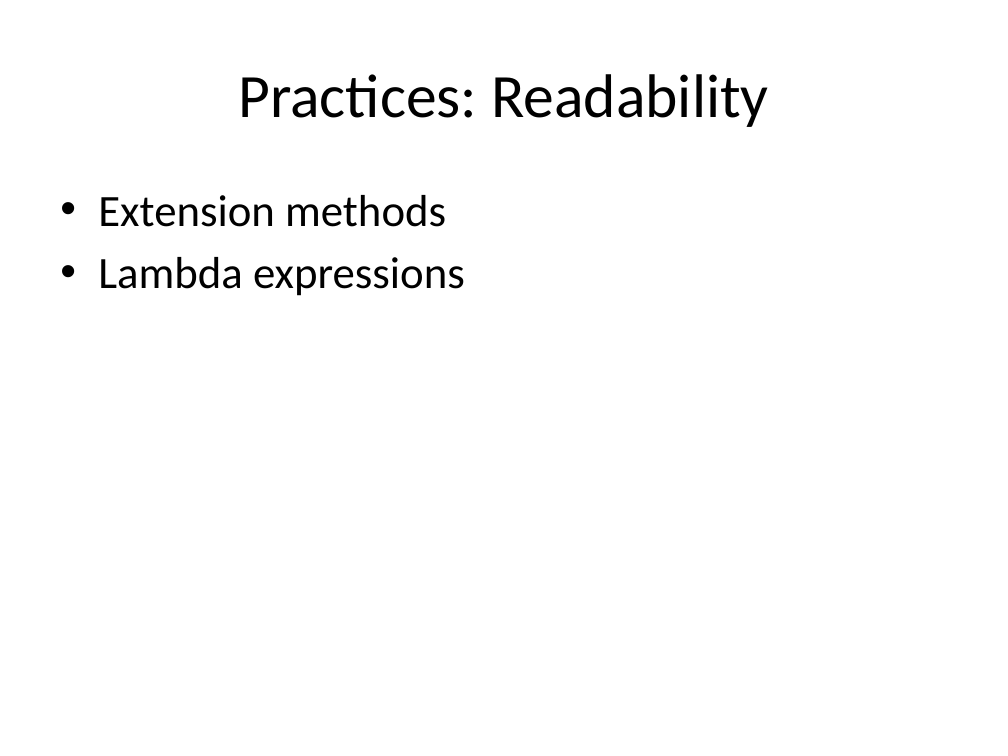
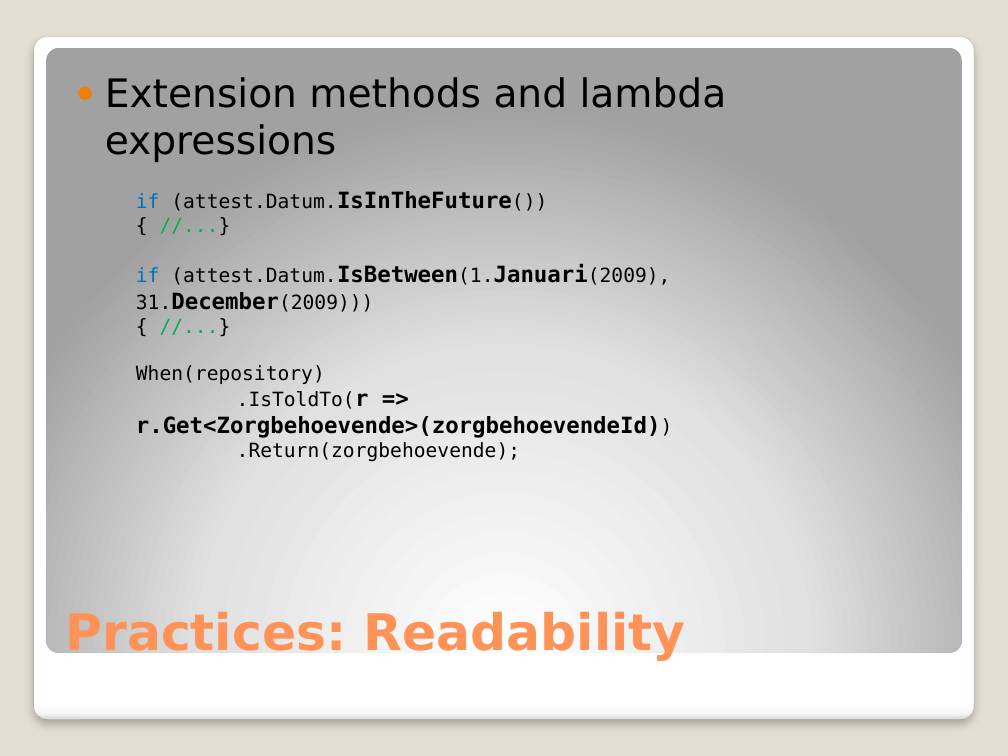
Before and after one commit to michelgrootjans/dkvlessonslearned, a slide deck: slide 14 of slides/Technical Session/Lessons learned.pptx (slide 15 before the commit). Drawn at 1008x756 pixels with LibreOffice and Linux fonts; fonts in the diff are those of the drawing. Boxes give left, top, right and bottom in pixels: in the first picture for what was removed or moved away, otherwise in the second. Text is boxed around its words. In the diff, an @@ line names an element or a change of style, - is before the commit and + after.

```diff
--- a/slides/Technical Session/Lessons learned.pptx
+++ b/slides/Technical Session/Lessons learned.pptx
@@ background #FFFFFF to #E3DED1 @@
@@ rounded rectangle added at [33,36,974,720], fill gradient #FFFFFF to #F7F7F7 to #DADADA, outline #A4A4A4 0.16 pt @@
@@ rounded rectangle added at [46,47,962,652], fill gradient #FFFFFF to #E1E1E1 to #A2A2A2 @@
@@ text at [105,77,727,162]: text changed; size 32 to 28 pt; font Calibri to DejaVu Sans @@
-• Extension methods
-• Lambda expressions
+● Extension methods and lambda expressions
@@ text added at [136,191,671,438], 14 pt, text #000000 @@
+if (attest.Datum.IsInTheFuture())
+{ //...}
+if (attest.Datum.IsBetween(1.Januari(2009), 31.December(2009)))
+{ //...}
+When(repository)
+.IsToldTo(r => r.Get<Zorgbehoevende>(zorgbehoevendeId))
+.Return(zorgbehoevende);
@@ title "Practices: Readability": place and size @@
-title "Practices: Readability" at [238,74,768,127]
+title "Practices: Readability" at [65,608,686,661]
@@ title "Practices: Readability" at [65,608,686,661]: size 44 to 36 pt, font Calibri to DejaVu Sans, text colour #000000 to #FF9258, bold on; alignment centre to left; vertical alignment middle to bottom @@
```
Also in this commit, not shown: 13 other slides changed, 1 slide added, 2 slides removed, 2 other files.
